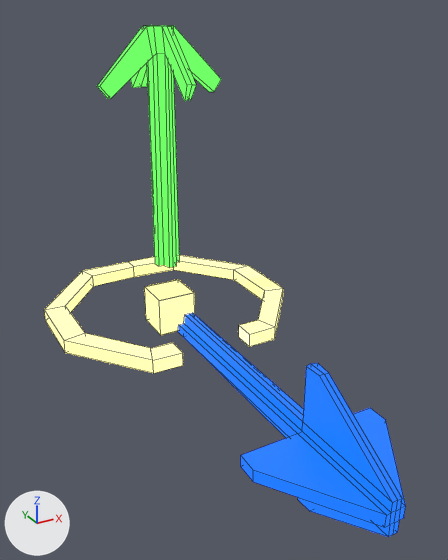
Before and after pictures for a commit that changed the Blender file Bichos/Parts/3DModels/pataVisualizer.blend.
The view is the same before and after, from a camera (50 mm lens) standing at (-0.0673, -0.1566, 0.0831) and looking at (-0.0006, -0.0352, 0.0224). Lighting does not change. The marker at lower left points along +X, +Y and +Z. The first picture is the older version. Mesh edges are drawn as thin lines.
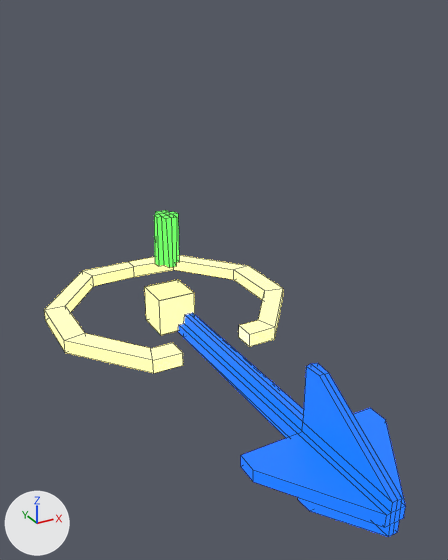
Commit message: feat: modelo visualizer pata ala

The change in detail:
me_plane is used by ob_plane; location (0.0, 0.0, 0.0); rotation (0.0, 0.0, 3.142), in degrees (0, 0, 180); scale (0.0836, 0.0836, 0.0836).
me_plane had 112 vertices, 91 faces and spanned x -0.42..0.07, y -0.42..1.16, z -0.2..0.94.
me_plane now has 92 vertices, 74 faces and spans x -0.42..0.07, y -0.42..1.16, z -0.2..0.35.
Part 1, on me_plane:
30 vertices are removed from x -0.2..0.0, y -0.21..0.22, z 0.74..0.94.
28 faces are deleted.
5 vertices are added at (-0.02, 0.04, 0.35), (0.0, -0.05, 0.35), (-0.02, -0.05, 0.35), (0.0, -0.02, 0.35), (0.0, 0.01, 0.35).
5 new vertices lie (0.0, 0.0, 0.18) away from vertices in x -0.04..0.0, y -0.02..0.04, z 0.17.
11 new faces join them, mat_faros (black #000000, glowing green #4dff45).

Changed parts and their boxes [x1, y1, x2, y2] in the pictures (448 x 560 px):
'Plane', reshaped (36% shorter)
    before: [44, 26, 406, 537]
    after: [44, 210, 406, 537]
part 1 of me_plane, cut back
    before: [97, 26, 221, 268]
    after: [154, 210, 179, 268]
